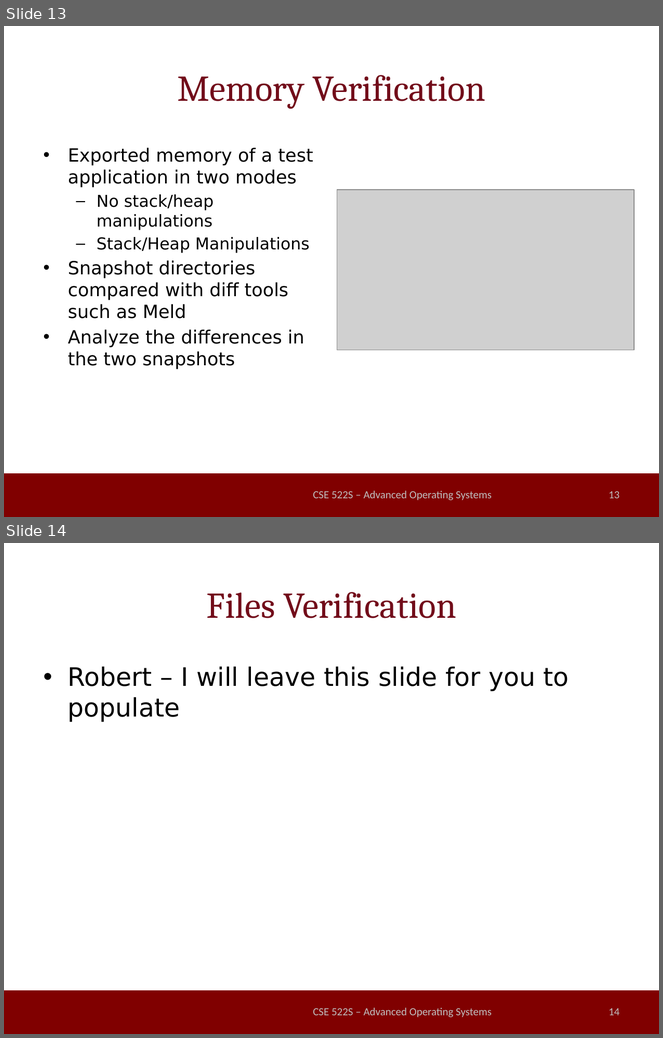
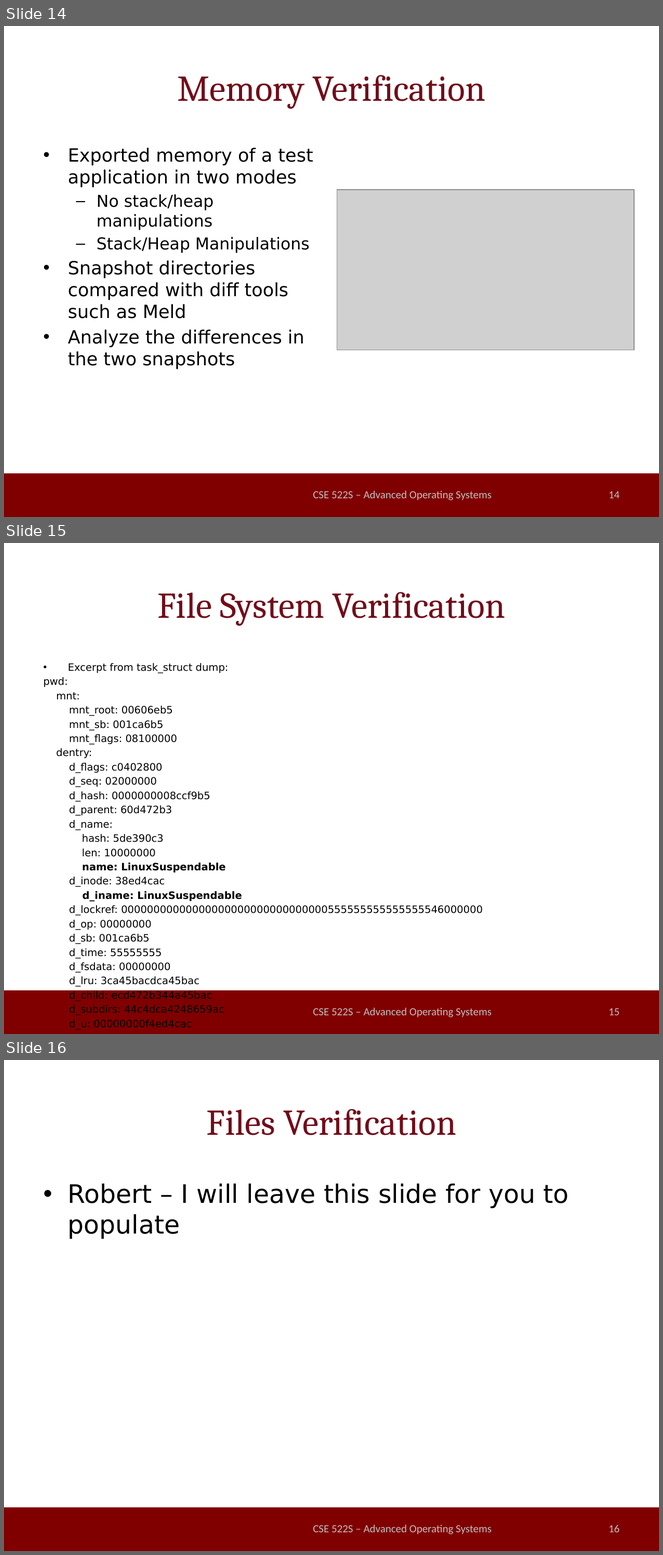
Before and after one commit to millerrt3/LinuxSuspendable, a slide deck: final_presentation.pptx. Shown one above the other, each under a label of ours: slides 13 and 14 before the commit, slides 14, 15 and 16 after it. The pictures are 663x1038 and 663x1555 pixels, drawn with LibreOffice and Linux fonts; fonts in the diff are those of the drawing; grey boxes stand for pictures; background and template pictures are left out. Boxes give left, top, right and bottom in pixels: in the first picture for what was removed or moved away, otherwise in the second. Text is boxed around its words. In the diff, an @@ line names an element or a change of style, - is before the commit and + after.

Commit message:
Presentation edits

```diff
--- a/final_presentation.pptx
+++ b/final_presentation.pptx
@@ slide 15 added at [4,543,659,1034], background #FFFFFF; not listed: 1 template element that a slide beside it also shows @@
@@ title added at [157,592,505,626], 40 pt, text #720D1A @@
+File System Verification
@@ text added at [44,663,483,1030], 11.2 pt, text #000000 @@
+• Excerpt from task_struct dump:
+pwd:
+mnt:
+mnt_root: 00606eb5
+mnt_sb: 001ca6b5
+mnt_flags: 08100000
+dentry:
+d_flags: c0402800
+d_seq: 02000000
+d_hash: 0000000008ccf9b5
+d_parent: 60d472b3
+d_name:
+hash: 5de390c3
+len: 10000000
+name: LinuxSuspendable
+d_inode: 38ed4cac
+d_iname: LinuxSuspendable
+d_lockref: 00000000000000000000000000000000555555555555555546000000
+d_op: 00000000
+d_sb: 001ca6b5
+d_time: 55555555
+d_fsdata: 00000000
+d_lru: 3ca45bacdca45bac
+d_child: ecd472b344a45bac
+d_subdirs: 44c4dca4248659ac
+d_u: 00000000f4ed4cac
@@ text added at [313,1008,492,1018], 12 pt, text #BFBFBF @@
+CSE 522S – Advanced Operating Systems
@@ page number added at [609,1008,620,1016], 12 pt, text #BFBFBF @@
+15
@@ what was slide 13 is now slide 14 @@
@@ page number at [609,491,620,499]: text changed @@
-13
+14
@@ what was slide 14 is now slide 16 @@
@@ page number at [609,1525,620,1533]: text changed @@
-14
+16
```
Also in this commit, not shown: 2 other slides added, 1 slide removed.
